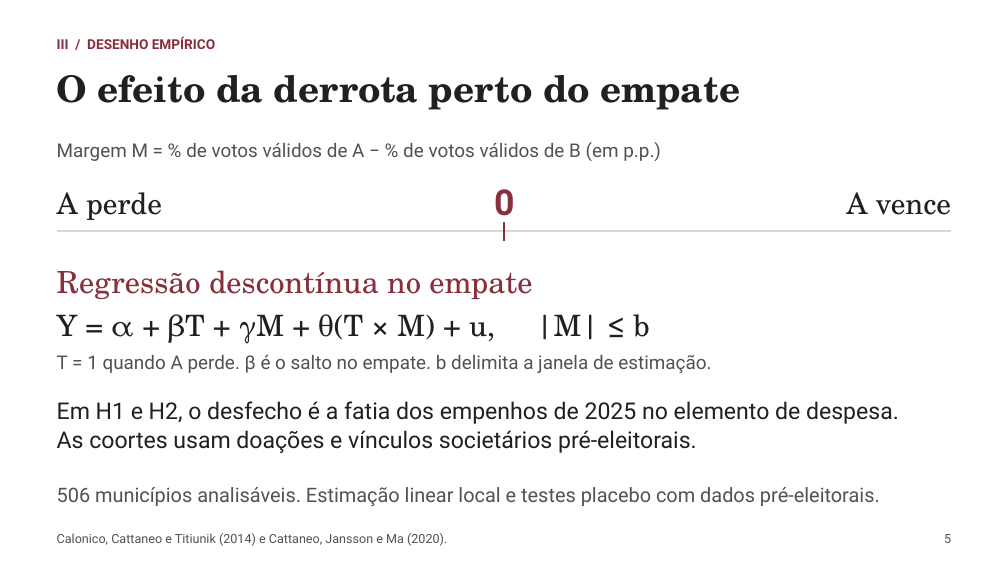
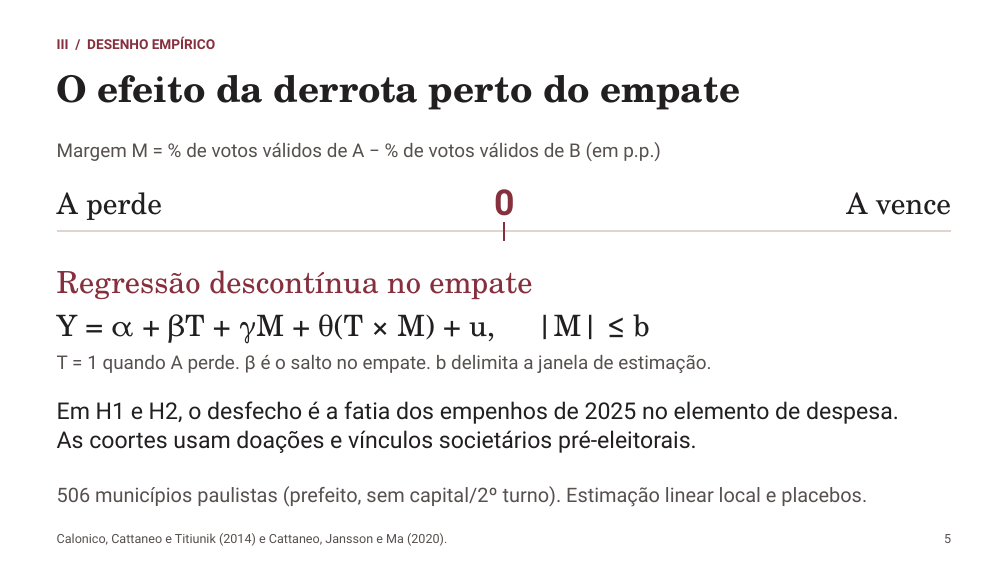
Before and after one commit to rafaelt0/redes-empresariais-alternancia-politica, a slide deck: slide 5 of output/deck.pptx. Drawn at 1008x567 pixels with LibreOffice and Linux fonts; fonts in the diff are those of the drawing. Boxes give left, top, right and bottom in pixels: in the first picture for what was removed or moved away, otherwise in the second. Text is boxed around its words. In the diff, an @@ line names an element or a change of style, - is before the commit and + after.

```diff
--- a/output/deck.pptx
+++ b/output/deck.pptx
@@ text at (57,486,867,507): text changed @@
-506 municípios analisáveis. Estimação linear local e testes placebo com dados pré-eleitorais.
+506 municípios paulistas (prefeito, sem capital/2º turno). Estimação linear local e placebos.
```
Also in this commit, not shown: 6 other slides changed, 1 slide added, 1 slide removed, 4 other files.
